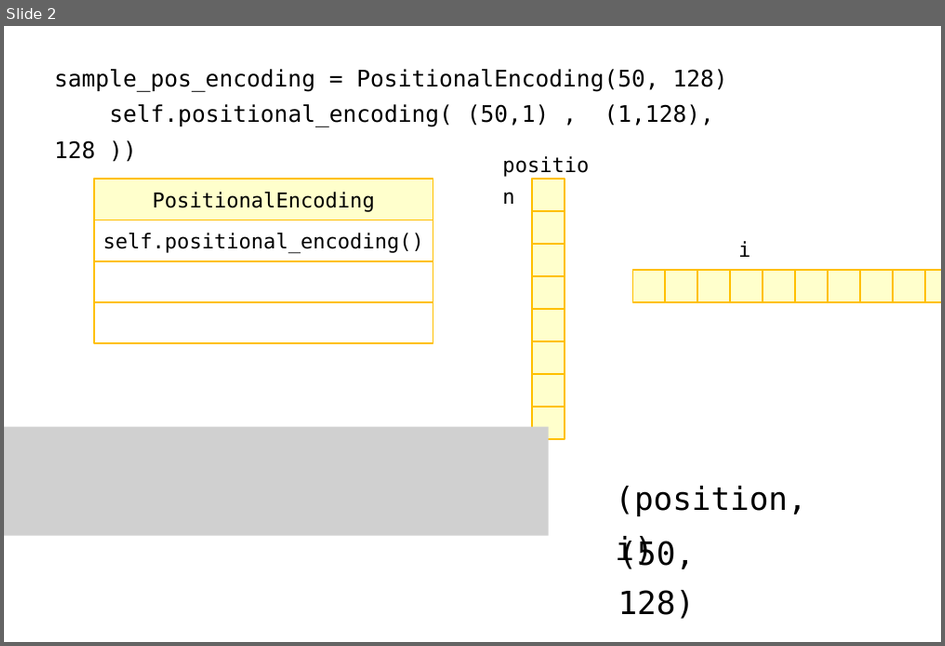
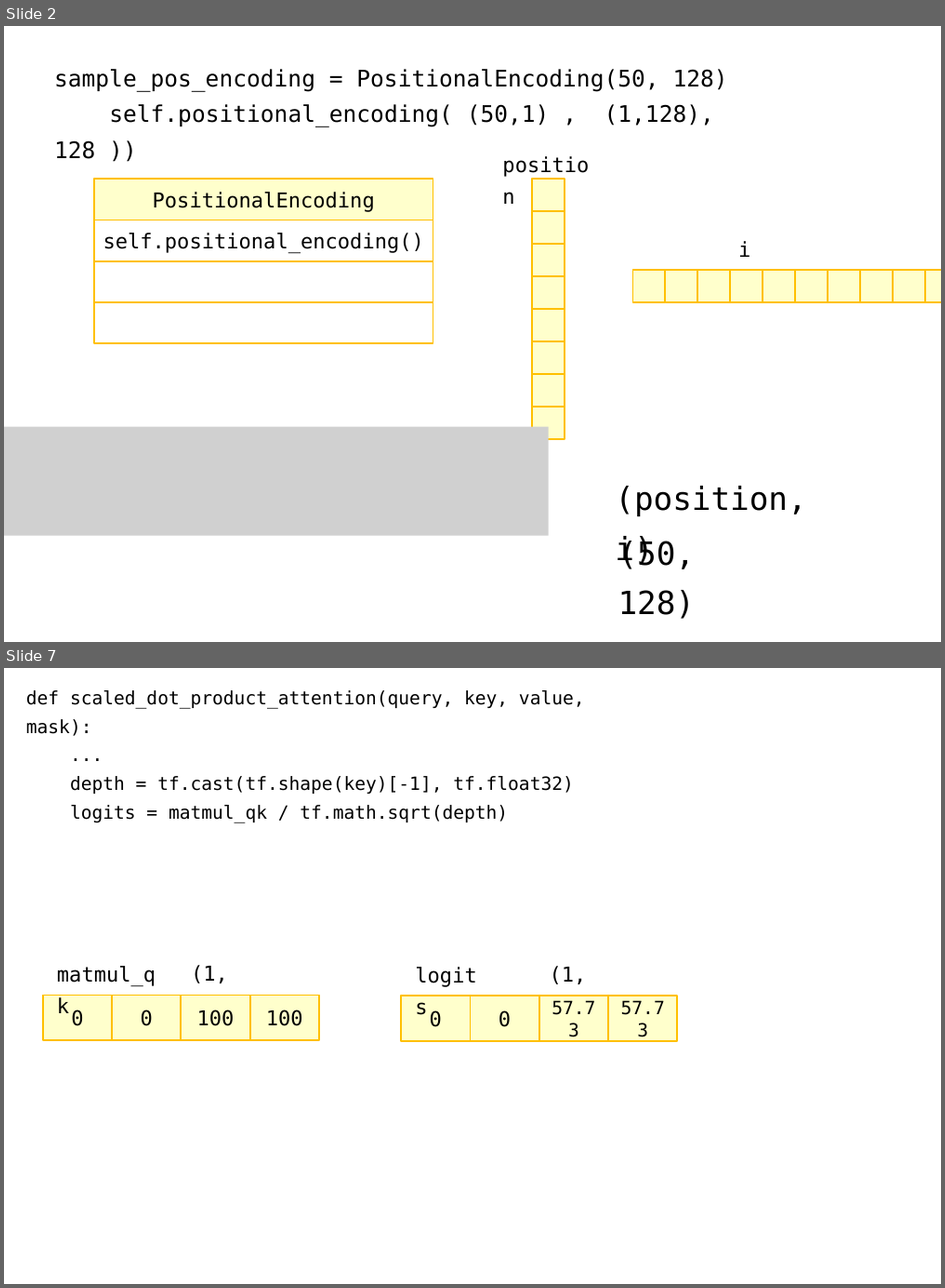
Before and after one commit to imguru-mooc/deep_learning_nlp, a slide deck: 트랜스포머분석_판서.pptx. Shown one above the other, each under a label of ours: slide 2 before the commit, slides 2 and 7 after it; the slides between them are not shown. The pictures are 945x646 and 945x1288 pixels, drawn with LibreOffice and Linux fonts; fonts in the diff are those of the drawing; grey boxes stand for pictures. Boxes give left, top, right and bottom in pixels: in the first picture for what was removed or moved away, otherwise in the second. Text is boxed around its words. In the diff, an @@ line names an element or a change of style, - is before the commit and + after.

```diff
--- a/트랜스포머분석_판서.pptx
+++ b/트랜스포머분석_판서.pptx
@@ slide 7 added at (4,668,941,1284), background #FFFFFF @@
@@ text added at (26,690,585,822), 16 pt, text #000000 @@
+def scaled_dot_product_attention(query, key, value, mask):
+...
+depth = tf.cast(tf.shape(key)[-1], tf.float32)
+logits = matmul_qk / tf.math.sqrt(depth)
@@ text added at (70,805,136,823), 18 pt, text #000000 @@
+logits
@@ text added at (169,805,267,823), 18 pt, text #000000 @@
+matmul_qk
@@ text added at (191,965,228,1019), 18 pt, text #000000 @@
+(1, 4)
@@ text added at (550,966,587,1015), 18 pt, text #000000 @@
+(1, 4)
@@ rectangle added at (42,994,112,1040), fill #FFFFCC, outline #FFC000 1.5 pt, 18 pt, text #000000 @@
+0
@@ rectangle added at (112,994,181,1040), fill #FFFFCC, outline #FFC000 1.5 pt, 18 pt, text #000000 @@
+0
@@ rectangle added at (182,994,250,1040), fill #FFFFCC, outline #FFC000 1.5 pt, 18 pt, text #000000 @@
+100
@@ rectangle added at (250,994,319,1040), fill #FFFFCC, outline #FFC000 1.5 pt, 18 pt, text #000000 @@
+100
@@ rectangle added at (401,995,470,1041), fill #FFFFCC, outline #FFC000 1.5 pt, 18 pt, text #000000 @@
+0
@@ rectangle added at (470,995,539,1041), fill #FFFFCC, outline #FFC000 1.5 pt, 18 pt, text #000000 @@
+0
@@ rectangle added at (539,995,608,1041), fill #FFFFCC, outline #FFC000 1.5 pt, 16 pt, text #000000 @@
+57.73
@@ rectangle added at (608,995,677,1041), fill #FFFFCC, outline #FFC000 1.5 pt, 16 pt, text #000000 @@
+57.73
```
Also in this commit, not shown: 11 other slides added.
